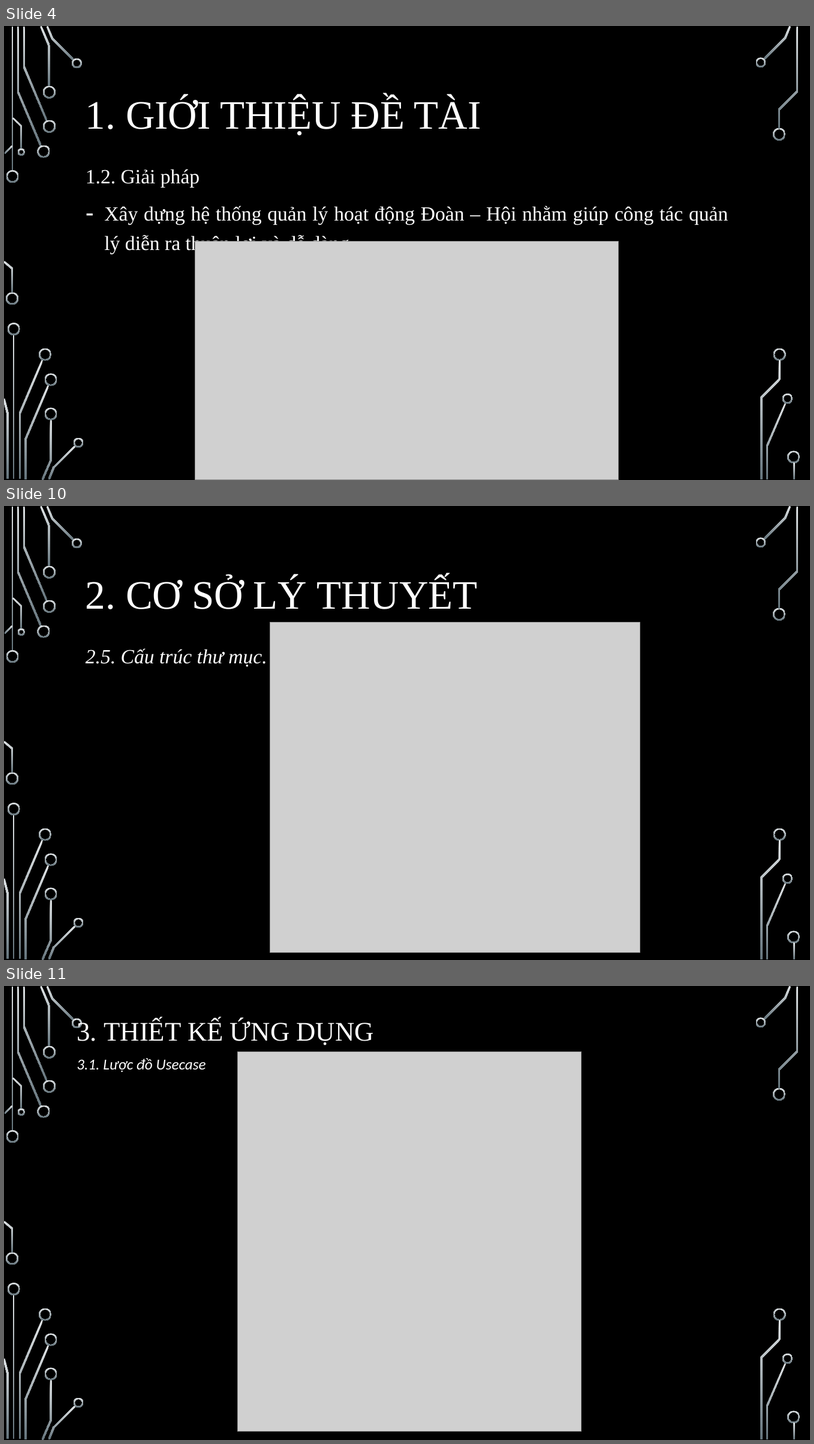
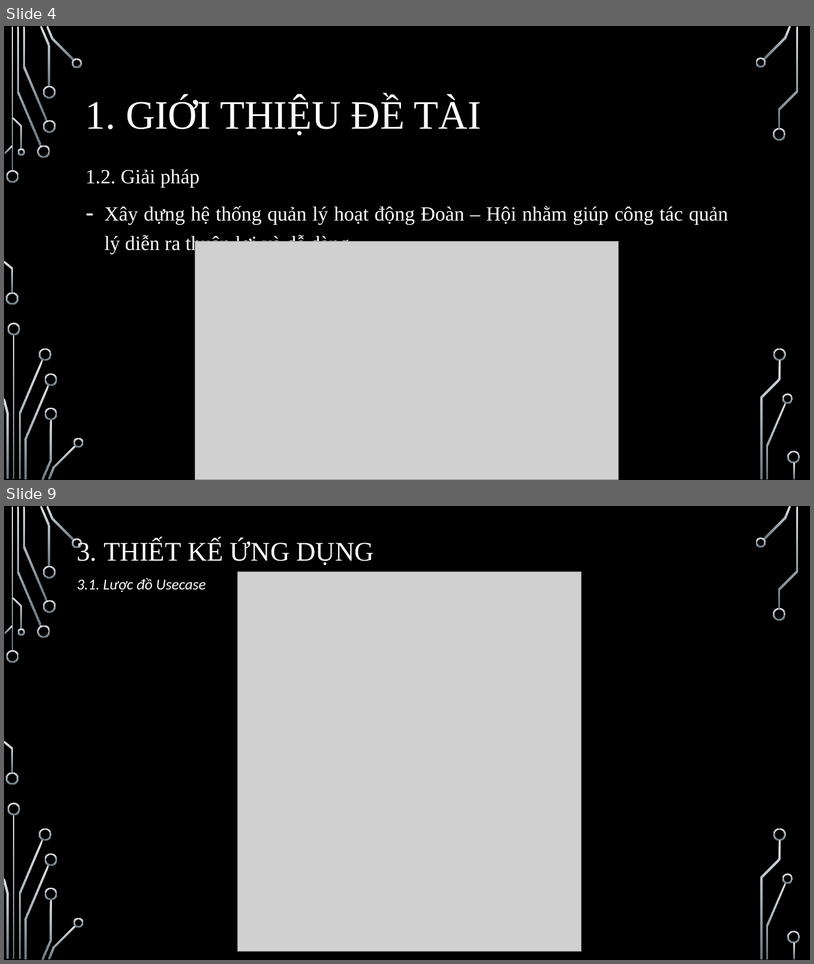
Before and after one commit to kiet1022/DoanHoiIT, a slide deck: FileBC/SlideBaoCaoVer2NotComplete.pptx. Shown one above the other, each under a label of ours: slides 4, 10 and 11 before the commit, slides 4 and 9 after it; the slides between them are not shown. The pictures are 814x1444 and 814x964 pixels, drawn with LibreOffice and Linux fonts; fonts in the diff are those of the drawing; grey boxes stand for pictures; background and template pictures are left out. Boxes give left, top, right and bottom in pixels: in the first picture for what was removed or moved away, otherwise in the second. Text is boxed around its words. In the diff, an @@ line names an element or a change of style, - is before the commit and + after.

```diff
--- a/FileBC/SlideBaoCaoVer2NotComplete.pptx
+++ b/FileBC/SlideBaoCaoVer2NotComplete.pptx
@@ slide 10 removed at [4, 506, 810, 960], background picture (left out); not listed: 36 template elements that a slide beside it also shows @@
@@ title removed at [86, 577, 477, 609] @@
-2. CƠ SỞ LÝ THUYẾT
@@ picture removed at [270, 622, 641, 952] @@
@@ text removed at [86, 648, 267, 667] @@
-2.5. Cấu trúc thư mục.
@@ what was slide 11 is now slide 9 @@
```
Also in this commit, not shown: 8 slides changed, 2 slides added, 3 other slides removed.
